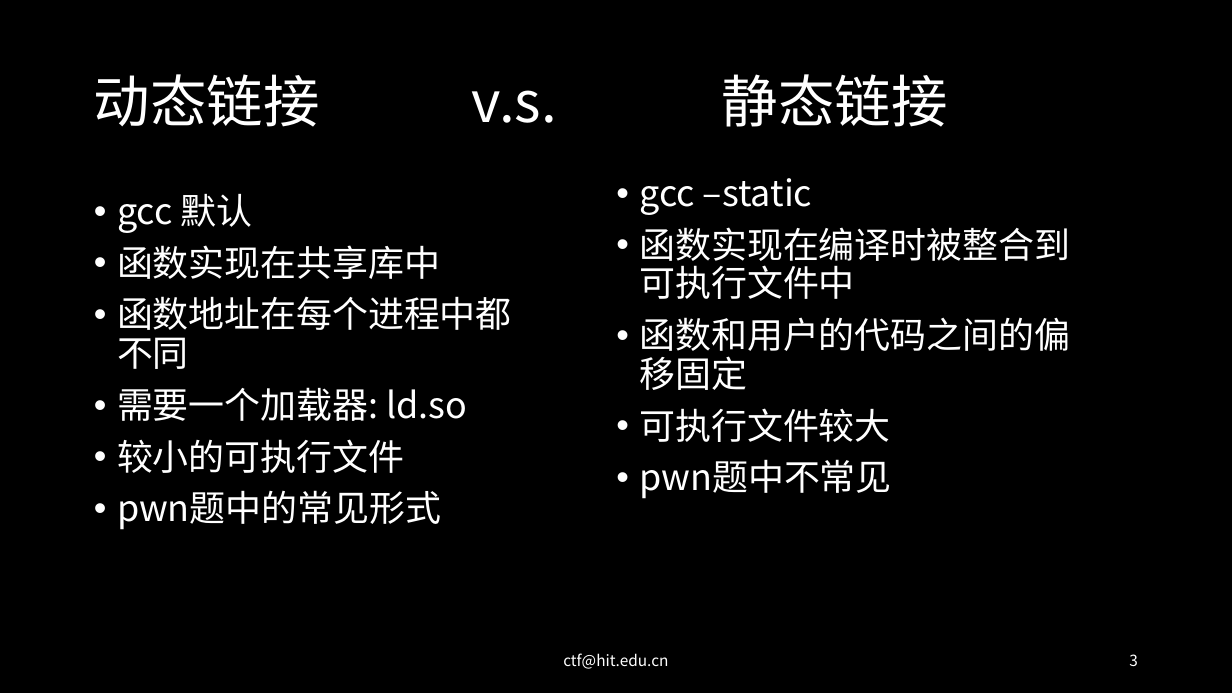
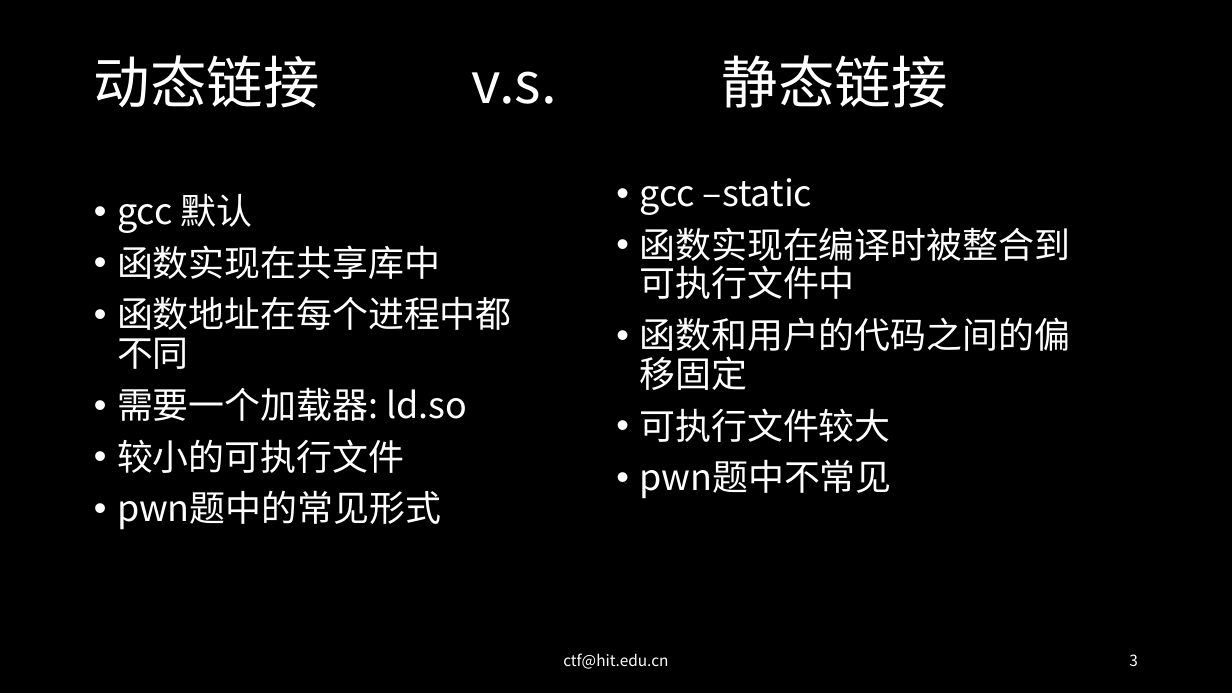
Before and after one commit to 7Hxz233/Lilac_2020_summer_pwn, a slide deck: slide 3 of slides/4-动态链接-plt表和got表.pptx. Drawn at 1232x693 pixels with LibreOffice and Linux fonts; fonts in the diff are those of the drawing. Boxes give left, top, right and bottom in pixels: in the first picture for what was removed or moved away, otherwise in the second. Text is boxed around its words. In the diff, an @@ line names an element or a change of style, - is before the commit and + after.

```diff
--- a/slides/4-动态链接-plt表和got表.pptx
+++ b/slides/4-动态链接-plt表和got表.pptx
@@ title "动态链接 v.s. 静态链接": place and size @@
-title "动态链接 v.s. 静态链接" at <box>94,74,948,127</box>
+title "动态链接 v.s. 静态链接" at <box>94,55,948,108</box>
```
Also in this commit, not shown: 5 other slides changed, 3 slides added, 13 other files.
